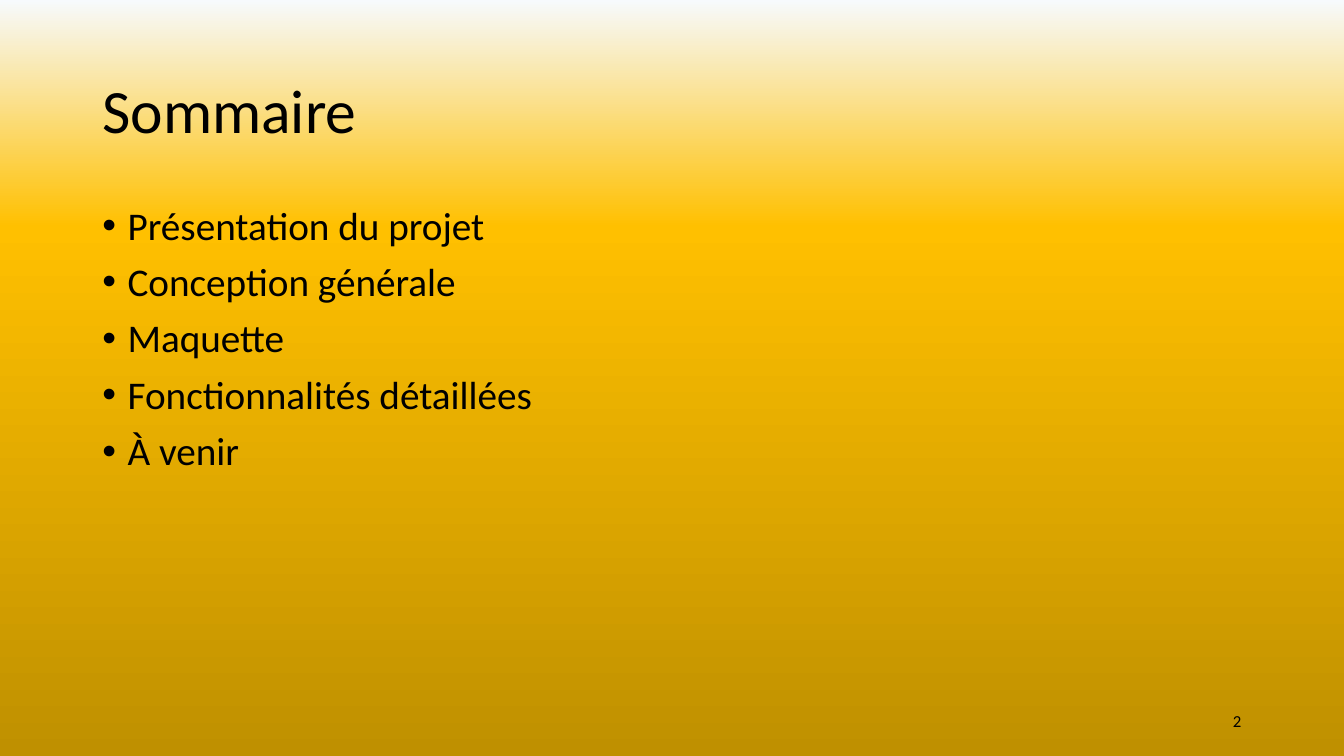
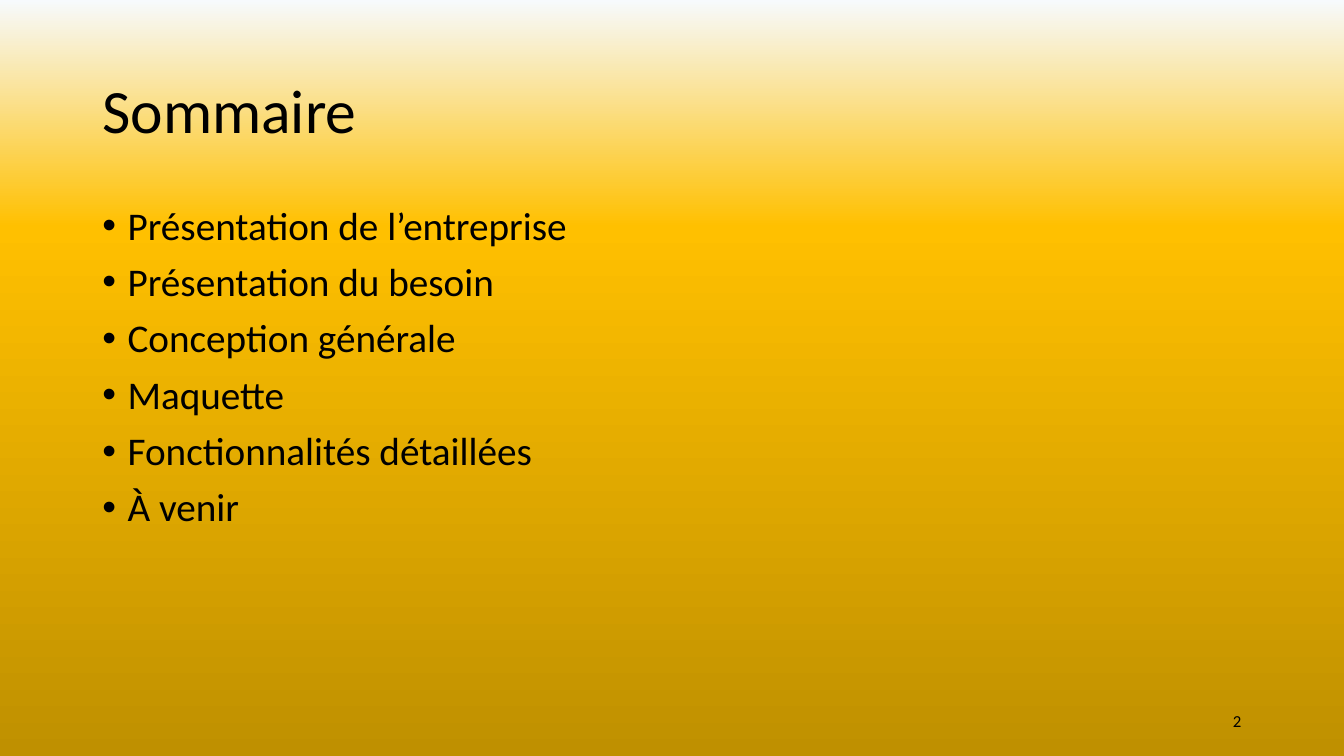
Before and after one commit to SebLeyr/Rotten_potatoes, a slide deck: slide 2 of Conception/Rotten potatoes.pptx. Drawn at 1344x756 pixels with LibreOffice and Linux fonts; fonts in the diff are those of the drawing. Boxes give left, top, right and bottom in pixels: in the first picture for what was removed or moved away, otherwise in the second. Text is boxed around its words. In the diff, an @@ line names an element or a change of style, - is before the commit and + after.

```diff
--- a/Conception/Rotten potatoes.pptx
+++ b/Conception/Rotten potatoes.pptx
@@ text at [128, 212, 566, 297]: text changed @@
-• Présentation du projet
+• Présentation de l’entreprise
+• Présentation du besoin
```
Also in this commit, not shown: 3 other slides changed, 4 slides added, 3 slides removed, 5 other files.
